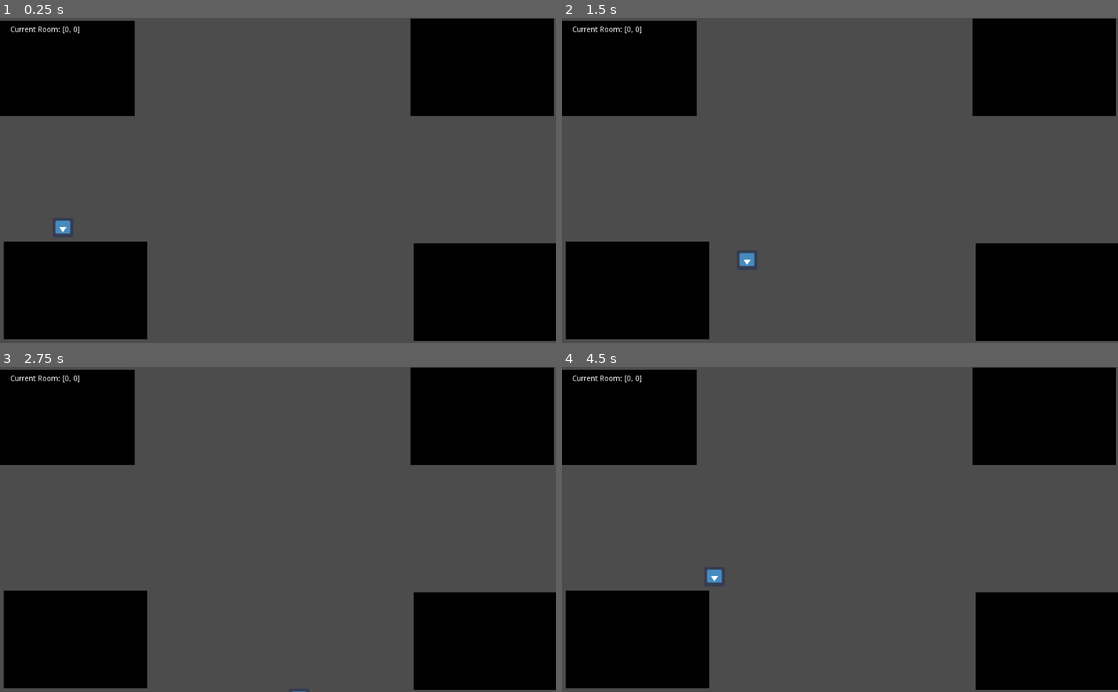
Above: before the commit, frames 1-4 (two rows, left to right).
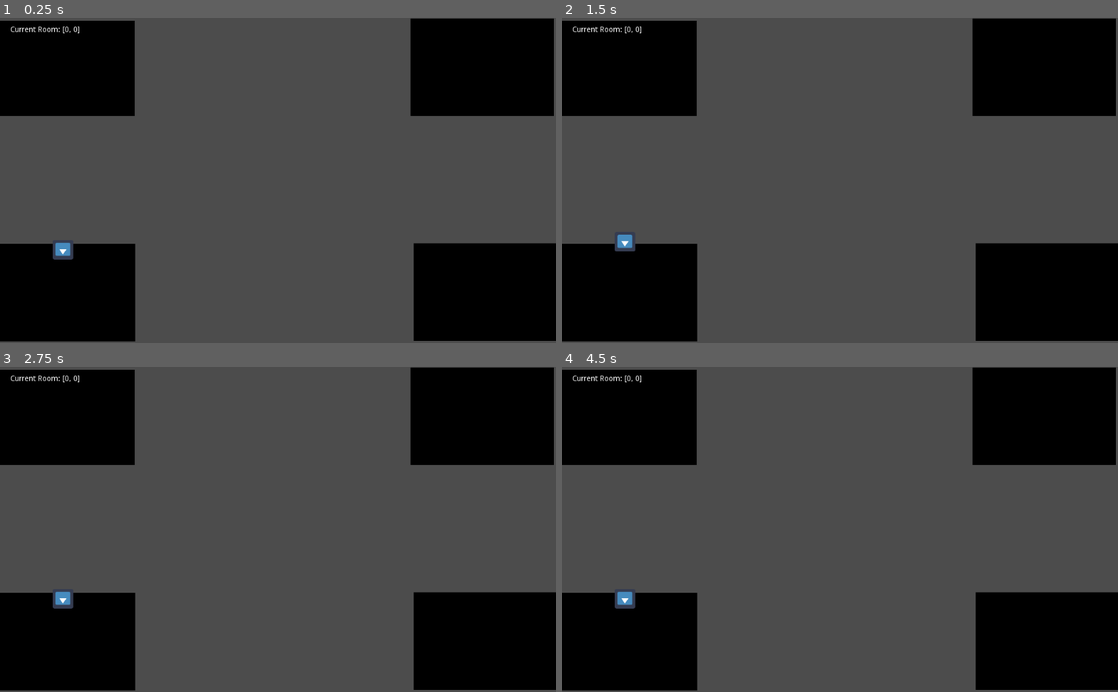
Above: after the commit, the same moments.

Repository: nygren23/GameJam2022
Game: Godot game, scene res://CrossRoom.tscn
The game is run twice, just before and just after one commit, with the same random seed, the same clock (stepped at 60 frames per second) and the same inputs. This scene is started directly instead of the project's main scene. The engine's default icon, where the game draws it, is replaced by a stand-in: a white triangle on a blue panel in a dark square.
Inputs:
- Up to frame 1 (0.25 s): no input
- Up to frame 2 (1.5 s): hold D (move_right) 0.53-1.28 s; tap Space (spacebar) at 0.6, 1.35 s; hold S (move_down) from 1.28 s (still down)
- Up to frame 3 (2.75 s): release S (move_down) at 2.03 s; hold D (move_right) from 2.03 s (still down); tap Space (spacebar) at 2.1 s
- Up to frame 4 (4.5 s): release D (move_right) at 2.78 s; hold W (move_up) 2.78-3.53 s; tap Space (spacebar) at 2.85, 3.6, 4.35 s; hold A (move_left) from 3.53 s (still down)

The runs differ from the first frame. In frame 1, 1.6% of the frame differs, in the area x 0-27%, y 62-100%; in frame 2, 1.5%; in frame 3, 1.4%; in frame 4, 1.6%, in the area x 0-29%, y 62-100%.
Error in both runs: Attempt to call function 'play' in base 'null instance' on a null instance. (res://Player.gd:25)

Commit message:
modular cross block shape

Diff:
--- a/CrossRoom.tscn
+++ b/CrossRoom.tscn
@@ -1,9 +1,9 @@
-[gd_scene load_steps=7 format=2]
+[gd_scene load_steps=9 format=2]
 
 [ext_resource path="res://CrossRoom.gd" type="Script" id=1]
 
 [sub_resource type="RectangleShape2D" id=1]
-extents = Vector2( 135.25, 90.5 )
+extents = Vector2( 131.5, 90.5 )
 
 [sub_resource type="RectangleShape2D" id=2]
 extents = Vector2( 122.5, 89.25 )
@@ -16,6 +16,12 @@
 
 [sub_resource type="RectangleShape2D" id=5]
 extents = Vector2( 12, 253.004 )
+
+[sub_resource type="RectangleShape2D" id=6]
+extents = Vector2( 256, 90 )
+
+[sub_resource type="RectangleShape2D" id=7]
+extents = Vector2( 125, 119 )
 
 [node name="CrossRoom" type="Node2D"]
 script = ExtResource( 1 )
@@ -63,7 +69,7 @@
 color = Color( 0, 0, 0, 1 )
 
 [node name="BottomLeft" type="StaticBody2D" parent="."]
-position = Vector2( 73, 582 )
+position = Vector2( 58, 586 )
 
 [node name="CollisionShape2D" type="CollisionShape2D" parent="BottomLeft"]
 position = Vector2( 63.75, -74.25 )
@@ -72,19 +78,19 @@
 [node name="ColorRect4" type="ColorRect" parent="BottomLeft"]
 margin_left = -66.0
 margin_top = -169.0
-margin_right = 198.0
+margin_right = 191.0
 margin_bottom = 11.0
 color = Color( 0, 0, 0, 1 )
 
 [node name="TransitionLeft" type="Area2D" parent="."]
-position = Vector2( -44, 288 )
+position = Vector2( -24, 295 )
 
 [node name="CollisionShape2D" type="CollisionShape2D" parent="TransitionLeft"]
 position = Vector2( 0, -1 )
 shape = SubResource( 5 )
 
 [node name="TransitionDown" type="Area2D" parent="."]
-position = Vector2( 533, 656 )
+position = Vector2( 530, 627 )
 rotation = 1.57013
 
 [node name="CollisionShape2D" type="CollisionShape2D" parent="TransitionDown"]
@@ -109,6 +115,66 @@
 [node name="CenterSpawn" type="Position2D" parent="."]
 position = Vector2( 486, 271 )
 
+[node name="Top" type="StaticBody2D" parent="."]
+visible = false
+position = Vector2( 255, 13 )
+
+[node name="CollisionShape2D" type="CollisionShape2D" parent="Top"]
+position = Vector2( 250, 78 )
+shape = SubResource( 6 )
+
+[node name="ColorRect" type="ColorRect" parent="Top"]
+margin_left = -12.0
+margin_top = -14.0
+margin_right = 510.0
+margin_bottom = 169.0
+color = Color( 0, 0, 0, 1 )
+
+[node name="Bottom" type="StaticBody2D" parent="."]
+visible = false
+position = Vector2( 260, 431 )
+
+[node name="CollisionShape2D" type="CollisionShape2D" parent="Bottom"]
+position = Vector2( 250, 78 )
+shape = SubResource( 6 )
+
+[node name="ColorRect" type="ColorRect" parent="Bottom"]
+margin_left = -12.0
+margin_top = -14.0
+margin_right = 510.0
+margin_bottom = 169.0
+color = Color( 0, 0, 0, 1 )
+
+[node name="Left" type="StaticBody2D" parent="."]
+visible = false
+position = Vector2( -13, 191 )
+
+[node name="CollisionShape2D" type="CollisionShape2D" parent="Left"]
+position = Vector2( 138, 108 )
+shape = SubResource( 7 )
+
+[node name="ColorRect" type="ColorRect" parent="Left"]
+margin_left = 12.0
+margin_top = -11.0
+margin_right = 262.0
+margin_bottom = 229.0
+color = Color( 0, 0, 0, 1 )
+
+[node name="Right" type="StaticBody2D" parent="."]
+visible = false
+position = Vector2( 750, 187 )
+
+[node name="CollisionShape2D" type="CollisionShape2D" parent="Right"]
+position = Vector2( 138, 108 )
+shape = SubResource( 7 )
+
+[node name="ColorRect" type="ColorRect" parent="Right"]
+margin_left = 12.0
+margin_top = -11.0
+margin_right = 274.0
+margin_bottom = 229.0
+color = Color( 0, 0, 0, 1 )
+
 [connection signal="body_entered" from="TransitionLeft" to="." method="_on_TransitionLeft_body_entered"]
 [connection signal="body_entered" from="TransitionDown" to="." method="_on_TransitionDown_body_entered"]
 [connection signal="body_entered" from="TransitionUp" to="." method="_on_TransitionUp_body_entered"]
--- a/GlobalStats.gd
+++ b/GlobalStats.gd
@@ -20,7 +20,7 @@
 var dimensions = [map.size(), map[0].size()]
 
 
-# [enemy, objective]
+# [enemy, objective, room layout]
 var metadata = [[[false, false], [false, false], [false, false]],
 				[[false, false], [false, false], [false, false]],
 				[[false, false], [false, false], [false, true]]]
Binary file removed: acornV1.png
Not shown, removed: acornV1.png.import
Binary file removed: dog1frame1.png
Not shown, removed: dog1frame1.png.import
Binary file removed: dog1frame2.png
Not shown, removed: dog1frame2.png.import
Binary file removed: dog1frame3.png
Not shown, removed: dog1frame3.png.import
